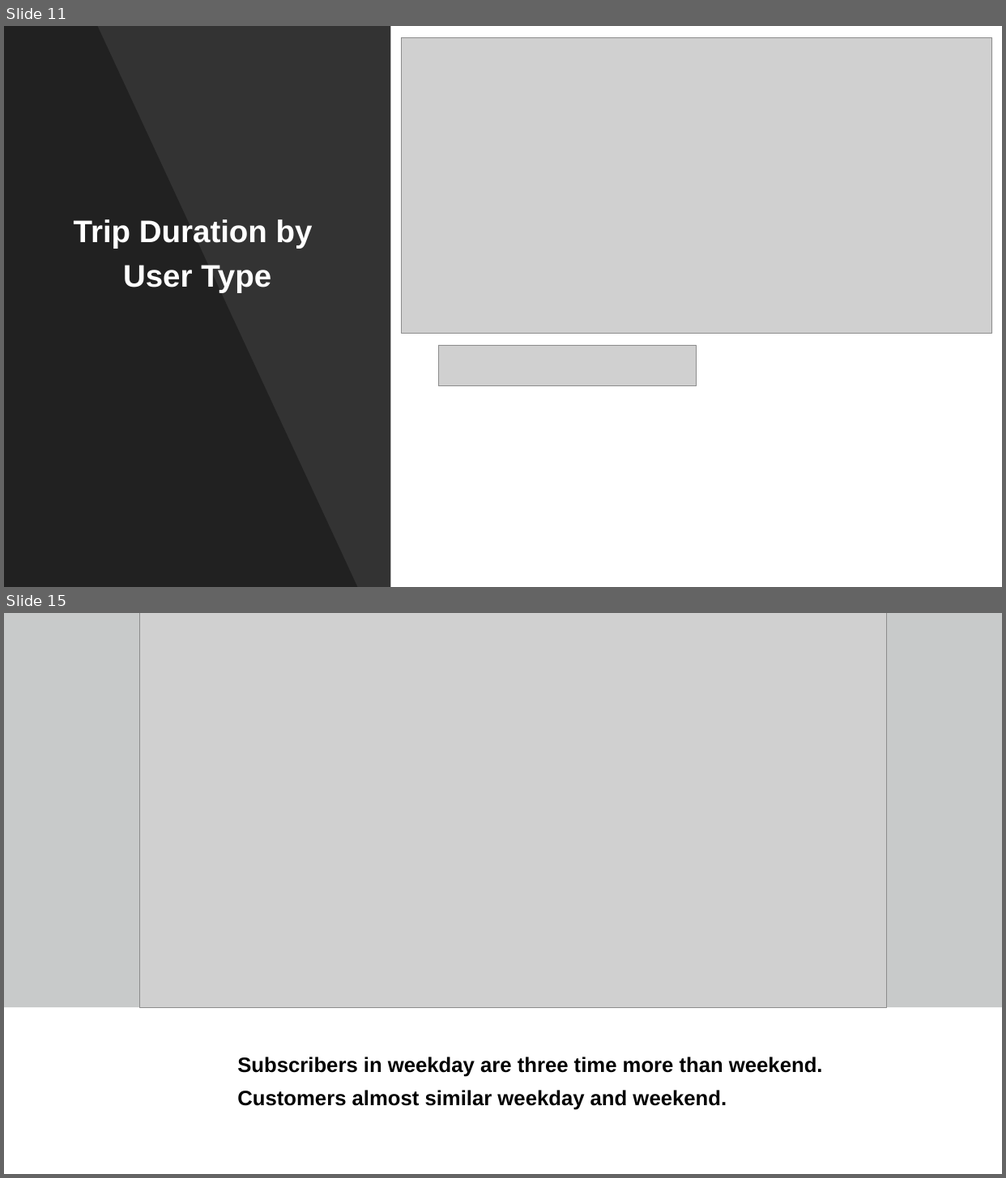
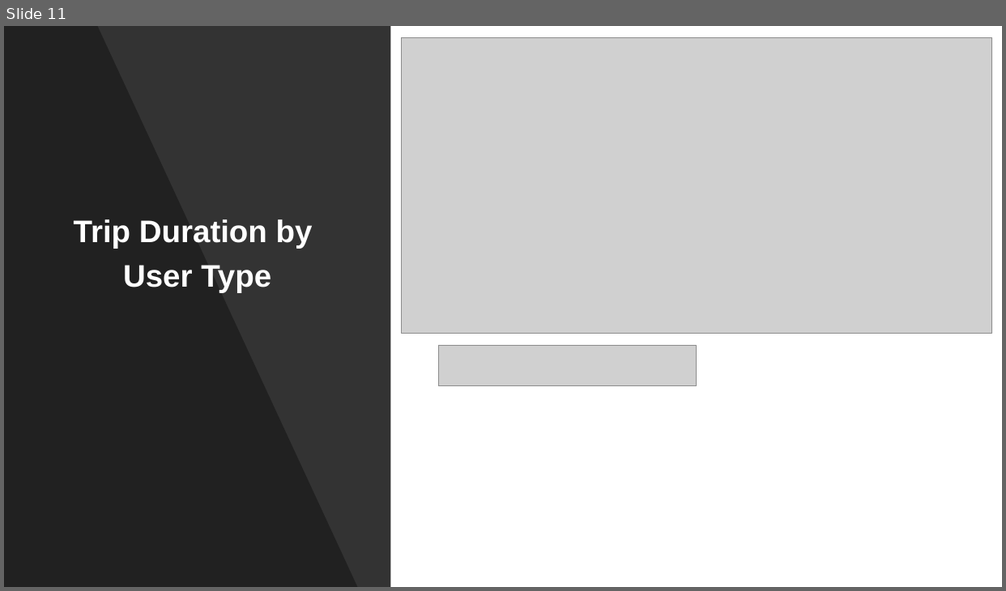
Before and after one commit to kkrlee/CitiBike-Capstone, a slide deck: Citi Bike.pptx. Shown one above the other, each under a label of ours: slides 11 and 15 before the commit, slide 11 after it; the slides between them are not shown. The pictures are 1006x1178 and 1006x591 pixels, drawn with LibreOffice and Linux fonts; fonts in the diff are those of the drawing; grey boxes stand for pictures. Boxes give left, top, right and bottom in pixels: in the first picture for what was removed or moved away, otherwise in the second. Text is boxed around its words. In the diff, an @@ line names an element or a change of style, - is before the commit and + after.

```diff
--- a/Citi Bike.pptx
+++ b/Citi Bike.pptx
@@ slide 15 removed at (x1=4, y1=613, x2=1002, y2=1174), background #FFFFFF @@
@@ rectangle removed at (x1=4, y1=613, x2=1002, y2=1007) @@
@@ picture removed at (x1=139, y1=613, x2=887, y2=1007) @@
@@ rounded rectangle removed at (x1=168, y1=666, x2=838, y2=983) @@
@@ subtitle removed at (x1=237, y1=1057, x2=823, y2=1110) @@
-Subscribers in weekday are three time more than weekend.
-Customers almost similar weekday and weekend.
```
Also in this commit, not shown: 7 slides changed, 3 slides added, 4 other slides removed, 1 other file.
